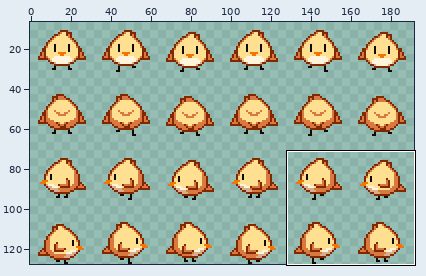
One commit to this sprite sheet: assets/player/normalgoon_walk.png. The first picture is a wide view before the edit; the outline marks the close-up.
Close-up. Earlier state:
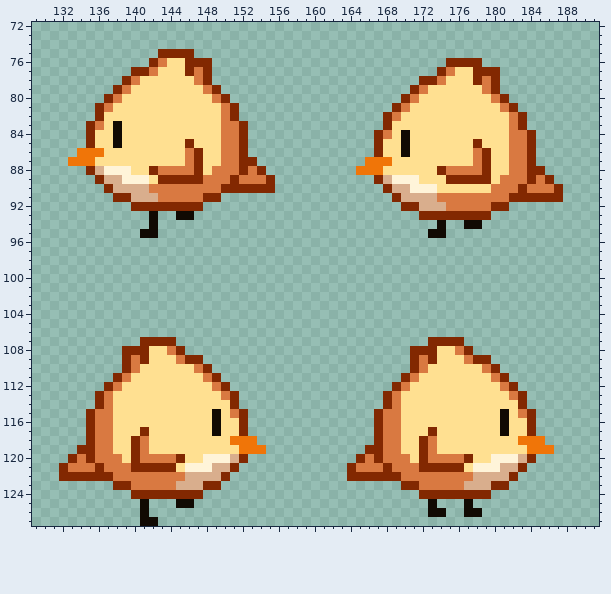
The file is 192x128 pixels. Shown: x 129..191, y 72..127. The wide view leaves out empty margins. The commit also changed other parts of the picture, which this record leaves out.
After the commit:
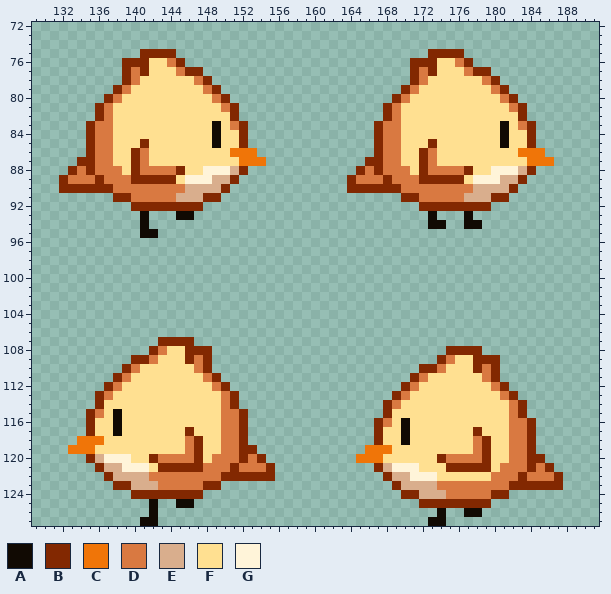
Palette (. is transparent): A #110a03  B #822801  C #f07508  D #d97941  E #d9ae8d  F #ffe091  G #fff4d9
Change:
y 75: x 141..142 .. -> BB; x 145..146 BB -> ..; x 173..176 .... -> BBBB
y 76: x 139..148 ...BDFFBBB -> BBBFFDB...; x 171..176 ....BB -> BBBFFD; x 178 B -> .
y 77: x 139..140 .B -> BD; x 142 D -> F; x 145 F -> D; x 147..148 DB -> B.; x 171..175 ...BD -> BDBFF; x 177 F -> D; x 180 B -> .
y 78: x 171..174 .BBD -> BDFF; x 178 B -> F
y 79: x 170..172 .BD -> BDF; x 179..181 DB. -> FDB
y 80: x 169..171 .BD -> BDF; x 180..182 DB. -> FDB
y 81: x 168..170 .BD -> BDF; x 181..183 DB. -> FDB
y 82: x 137 F -> D; x 150 D -> F; x 182 D -> F
y 83: x 137..138 FA -> DF; x 149..150 FD -> AF; x 167..169 .BF -> BDD; x 181..184 FDB. -> AFDB
y 84: x 136..138 FFA -> DDF; x 149..151 FDD -> AFF; x 169..170 FA -> DF; x 181..183 FDD -> AFF
y 85: x 136..138 FFA -> DDF; x 141 F -> B; x 146 B -> F; x 149..151 FDD -> AFF; x 168..170 FFA -> DDF; x 173 F -> B; x 178 B -> F; x 181..183 FDD -> AFF
y 86: x 134..137 CCCF -> .BDD; x 140..141 FF -> BD; x 146..147 DB -> FF; x 150..153 DDB. -> FCCC; x 168..170 FFA -> DDF; x 172..173 FF -> BD; x 178..179 DB -> FF; x 182..185 DDB. -> FCCC
y 87: x 133..137 CCCFF -> .BBDD; x 140..141 FF -> BD; x 146..147 DB -> FF; x 150..154 DDBB. -> FFCCC; x 166..169 CCCF -> BBDD; x 172..173 FF -> BD; x 178..179 DB -> FF; x 182..186 DDB.. -> FFCCC
y 88: x 133..134 .. -> BD; x 136..142 EGGGFFB -> DDDFBDD; x 145..151 DDBFDDD -> BFFGGGE; x 153..154 DB -> ..; x 165..170 CCCFFF -> BDBDDD; x 172..174 FFB -> BDD; x 177..183 DDBFFDD -> BFFGGGE; x 185 B -> .
y 89: x 132..135 .... -> BDDD; x 137..142 EEGGGF -> DDDBBB; x 145..150 BBBDDD -> FGGGEE; x 152..155 DDDB -> ....; x 164..174 ...BEGGGFFF -> BDDDBDDDBBB; x 177..186 BBBFDDDBDB -> FGGGEEB...
y 90: x 132..136 ..... -> BBBBB; x 138..141 EEEE -> DDDD; x 146..149 DDDD -> EEEE; x 151..155 BBBBB -> .....; x 164..167 .... -> BBBB; x 169..187 EEGGGFFFFFFDDDBDDDB -> BDDDDDDDDEEEEB.....
y 91: x 140..142 EEE -> DDD; x 145..147 DDD -> EEE; x 169..173 BEEEE -> .BBDD; x 177..187 DDDDDBBBBBB -> EEEBB......
y 92: x 170..181 BBEEEDDDDDBB -> ..BBBBBBBB..
y 93: x 141..142 .A -> A.; x 172..179 BBBBBBBB -> .A...A..
y 94: x 141..142 .A -> A.; x 173 . -> A
y 95: x 173..174 AA -> ..
y 107: x 141..142 BB -> ..; x 145..146 .. -> BB; x 173..176 BBBB -> ....
y 108: x 139..148 BBBFFDB... -> ...BDFFBBB; x 171..176 BBBFFD -> ....BB; x 178 . -> B
y 109: x 139..140 BD -> .B; x 142 F -> D; x 145 D -> F; x 147..148 B. -> DB; x 171..175 BDBFF -> ...BD; x 177 D -> F; x 180 . -> B
y 110: x 171..174 BDFF -> .BBD; x 178 F -> B
y 111: x 170..172 BDF -> .BD; x 179..181 FDB -> DB.
y 112: x 169..171 BDF -> .BD; x 180..182 FDB -> DB.
y 113: x 168..170 BDF -> .BD; x 181..183 FDB -> DB.
y 114: x 137 D -> F; x 150 F -> D; x 182 F -> D
y 115: x 137..138 DF -> FA; x 149..150 AF -> FD; x 167..169 BDD -> .BF; x 181..184 AFDB -> FDB.
y 116: x 136..138 DDF -> FFA; x 149..151 AFF -> FDD; x 169..170 DF -> FA; x 181..183 AFF -> FDD
y 117: x 136..138 DDF -> FFA; x 141 B -> F; x 146 F -> B; x 149..151 AFF -> FDD; x 168..170 DDF -> FFA; x 173 B -> F; x 178 F -> B; x 181..183 AFF -> FDD
y 118: x 134..137 .BDD -> CCCF; x 140..141 BD -> FF; x 146..147 FF -> DB; x 150..153 FCCC -> DDB.; x 168..170 DDF -> FFA; x 172..173 BD -> FF; x 178..179 FF -> DB; x 182..185 FCCC -> DDB.
y 119: x 133..137 .BBDD -> CCCFF; x 140..141 BD -> FF; x 146..147 FF -> DB; x 150..154 FFCCC -> DDBB.; x 166..169 BBDD -> CCCF; x 172..173 BD -> FF; x 178..179 FF -> DB; x 182..186 FFCCC -> DDB..
y 120: x 133..134 BD -> ..; x 136..142 DDDFBDD -> EGGGFFB; x 145..151 BFFGGGE -> DDBFDDD; x 153..154 .. -> DB; x 165..170 BDBDDD -> CCCFFF; x 172..174 BDD -> FFB; x 177..183 BFFGGGE -> DDBFFDD; x 185 . -> B
y 121: x 132..135 BDDD -> ....; x 137..142 DDDBBB -> EEGGGF; x 145..150 FGGGEE -> BBBDDD; x 152..155 .... -> DDDB; x 164..174 BDDDBDDDBBB -> ...BEGGGFFF; x 177..186 FGGGEEB... -> BBBFDDDBDB
y 122: x 132..136 BBBBB -> .....; x 138..141 DDDD -> EEEE; x 146..149 EEEE -> DDDD; x 151..155 ..... -> BBBBB; x 164..167 BBBB -> ....; x 169..187 BDDDDDDDDEEEEB..... -> EEGGGFFFFFFDDDBDDDB
y 123: x 140..142 DDD -> EEE; x 145..147 EEE -> DDD; x 169..173 .BBDD -> BEEEE; x 177..187 EEEBB...... -> DDDDDBBBBBB
y 124: x 170..181 ..BBBBBBBB.. -> BBEEEDDDDDBB
y 125: x 141..142 A. -> .A; x 172..179 .A...A.. -> BBBBBBBB
y 126: x 141..142 A. -> .A; x 173 A -> .
y 127: x 173..174 .. -> AA
Boxes around the changes in both close-ups, in picture pixels (x1, y1, x2, y2):
changed: (122, 49, 212, 76)
changed: (347, 49, 563, 238)
changed: (59, 112, 275, 229)
changed: (122, 337, 212, 364)
changed: (347, 337, 563, 526)
changed: (59, 400, 275, 517)
